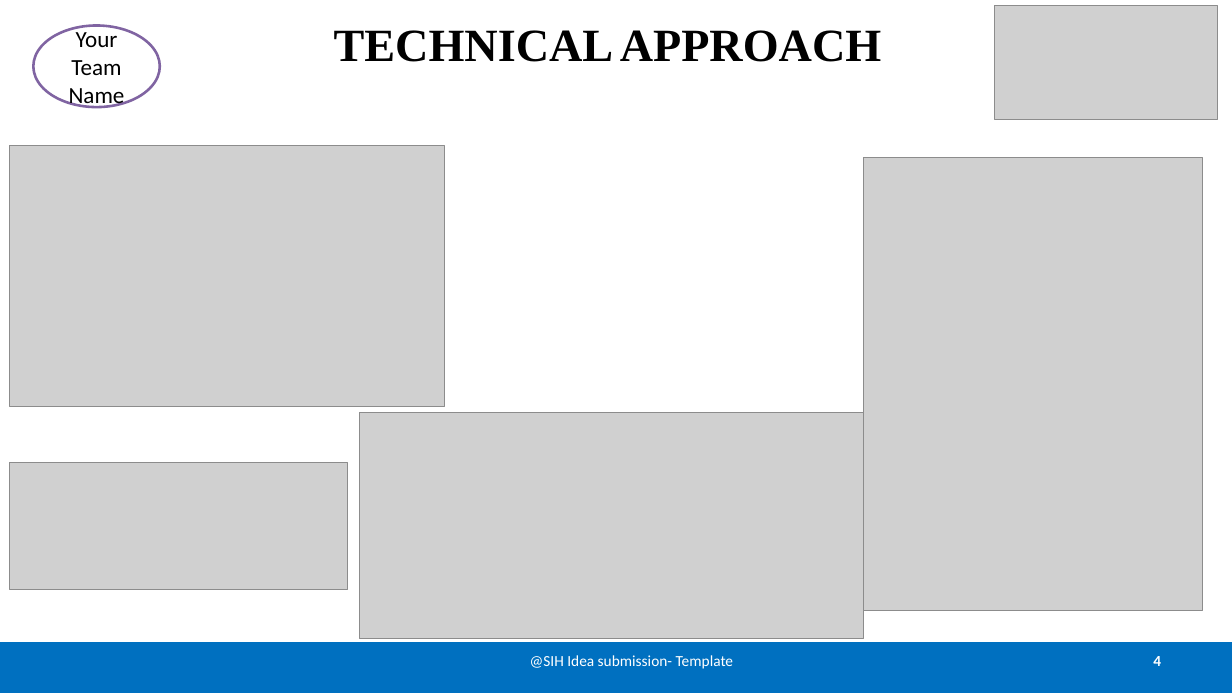
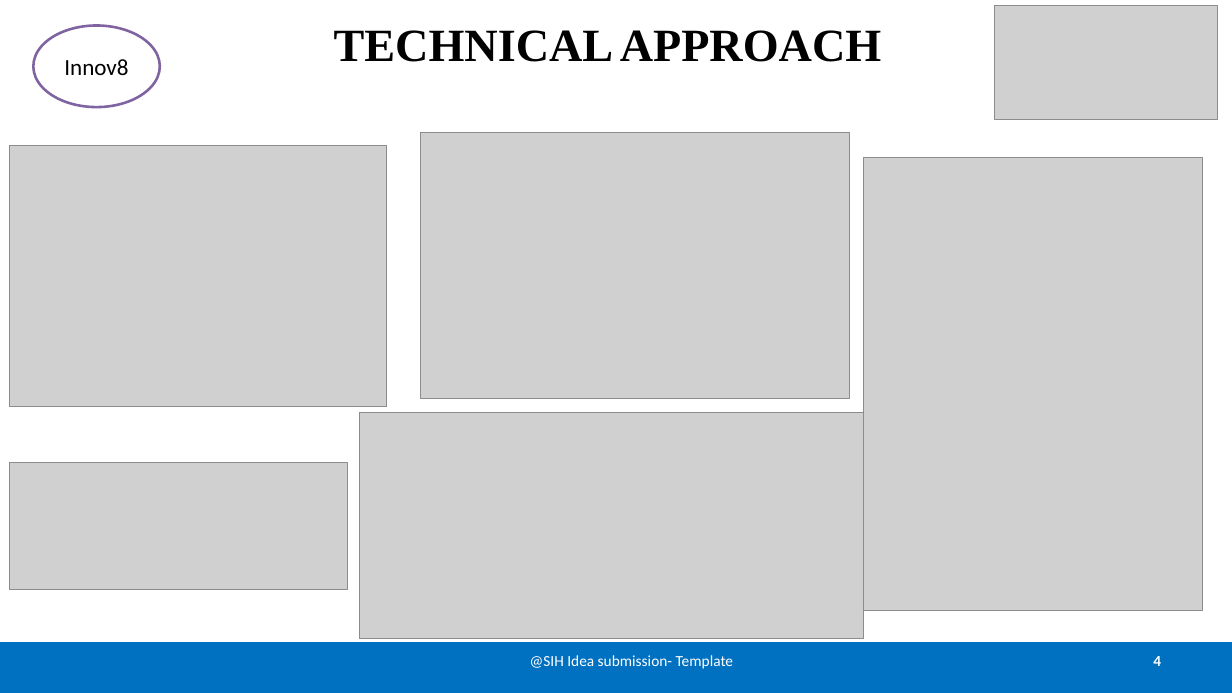
Before and after one commit to sanjaykn8/SIH25, a slide deck: slide 4 of Detector.pptx. Drawn at 1232x693 pixels with LibreOffice and Linux fonts; fonts in the diff are those of the drawing; grey boxes stand for pictures. Boxes give left, top, right and bottom in pixels: in the first picture for what was removed or moved away, otherwise in the second. Text is boxed around its words. In the diff, an @@ line names an element or a change of style, - is before the commit and + after.

```diff
--- a/Detector.pptx
+++ b/Detector.pptx
@@ text in ellipse at bbox=[64, 59, 128, 75]: text changed @@
-Your Team Name
+Innov8
@@ picture: place and size @@
-picture at bbox=[9, 146, 445, 407]
+picture at bbox=[9, 146, 386, 407]
@@ picture added at bbox=[421, 132, 850, 399] @@
```
Also in this commit, not shown: 6 other slides changed.
